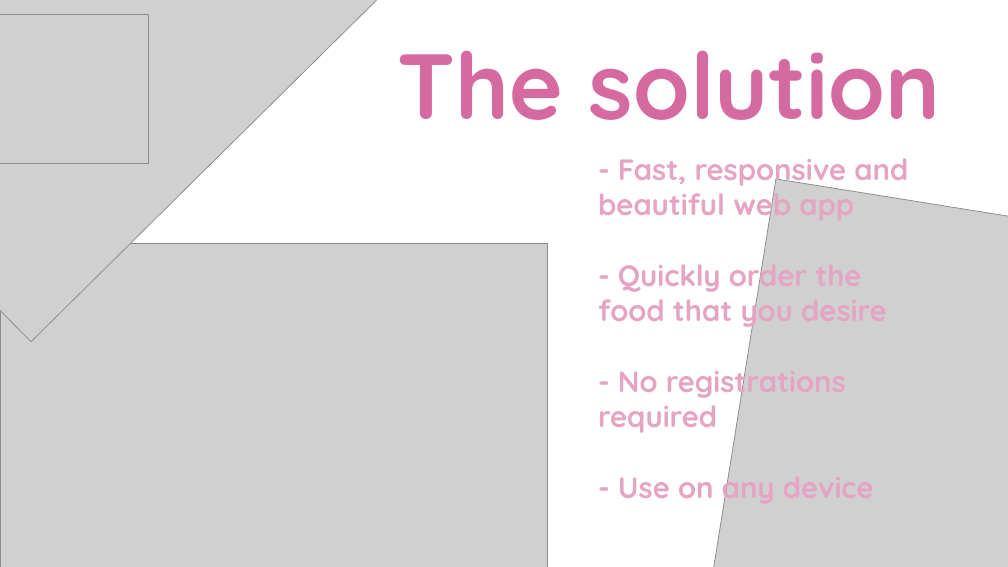
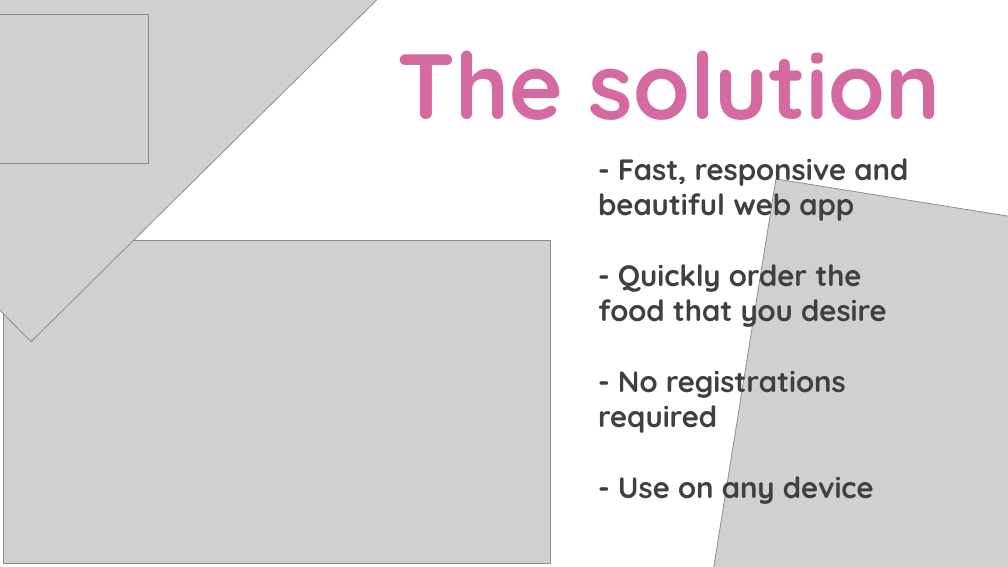
Before and after one commit to DeliriumProducts/luncher-box, a slide deck: slide 3 of presentation/softuniada/presentation.pptx. Drawn at 1008x567 pixels with LibreOffice and Linux fonts; fonts in the diff are those of the drawing; grey boxes stand for pictures. Boxes give left, top, right and bottom in pixels: in the first picture for what was removed or moved away, otherwise in the second. Text is boxed around its words. In the diff, an @@ line names an element or a change of style, - is before the commit and + after.

Commit message:
more

```diff
--- a/presentation/softuniada/presentation.pptx
+++ b/presentation/softuniada/presentation.pptx
@@ text "- Fast, responsive and beautiful ..." at (598,158,908,506): text colour #E6A4C5 to #404040 @@
@@ picture: place and size @@
-picture at (0,243,547,567)
+picture at (3,240,551,564)
```
Also in this commit, not shown: 2 other slides changed, 1 slide added, 1 slide removed.
